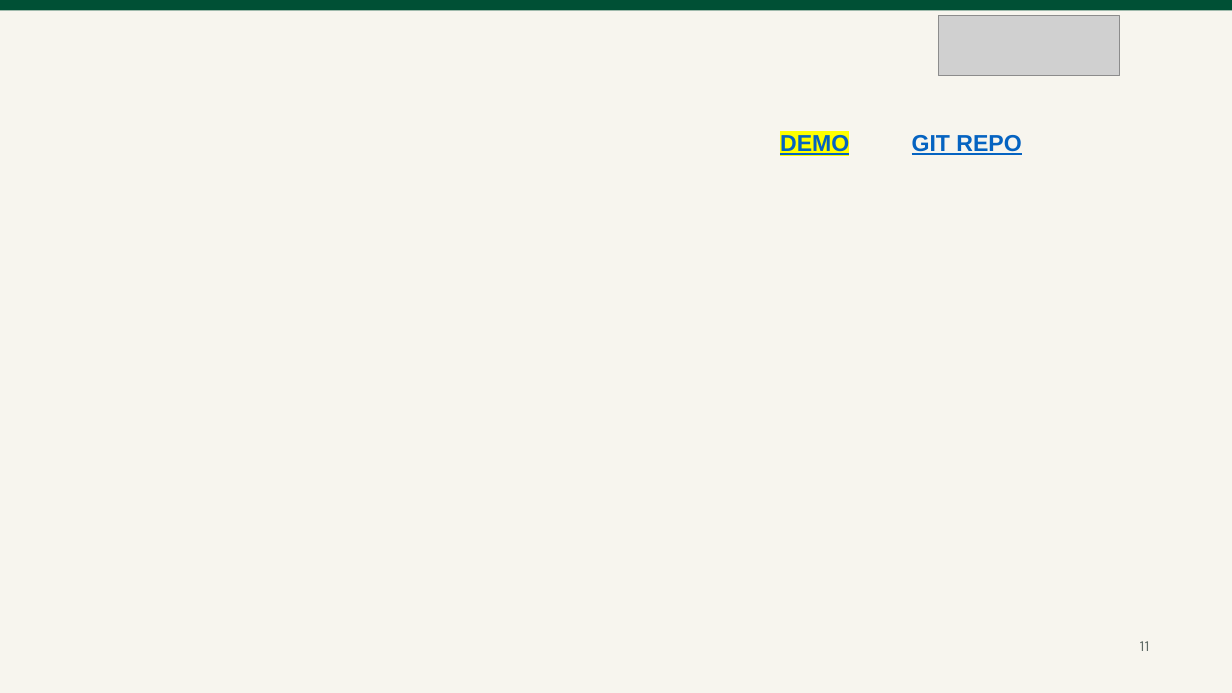
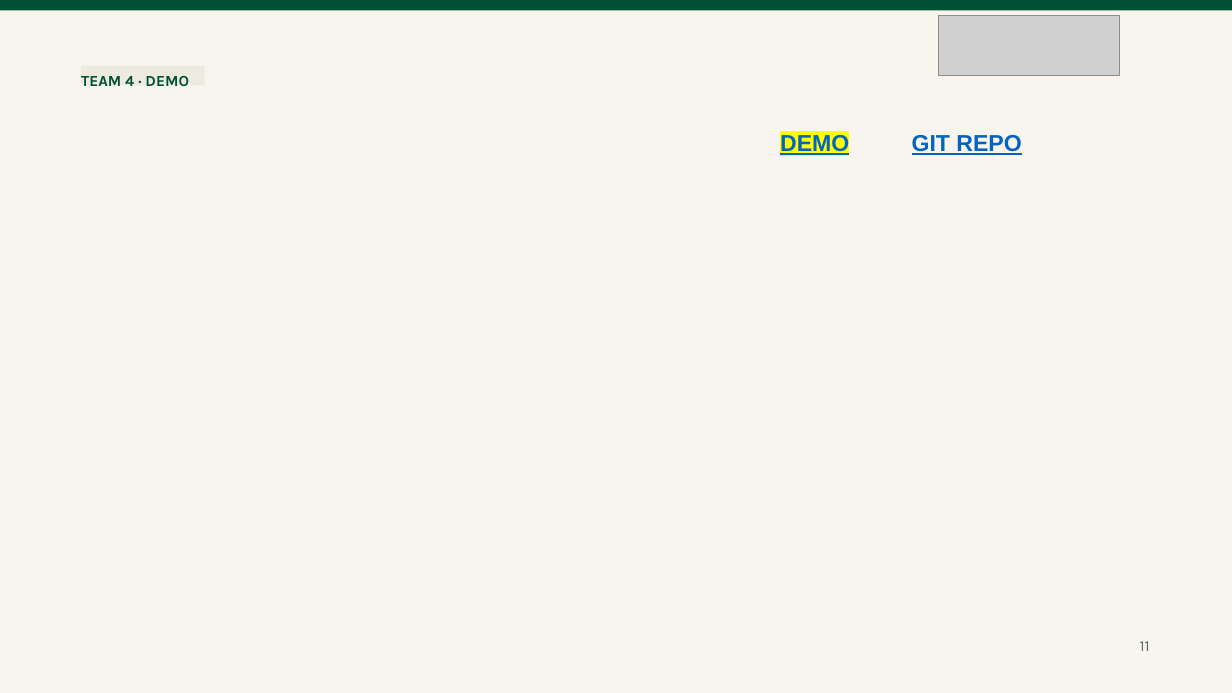
Before and after one commit to qcheng1-prog/ai-db-cloud-showcase-2026f, a slide deck: slide 2 of teams/financial-literacy/team4.pptx. Drawn at 1232x693 pixels with LibreOffice and Linux fonts; fonts in the diff are those of the drawing; grey boxes stand for pictures; background and template pictures are left out. Boxes give left, top, right and bottom in pixels: in the first picture for what was removed or moved away, otherwise in the second. Text is boxed around its words. In the diff, an @@ line names an element or a change of style, - is before the commit and + after.

```diff
--- a/teams/financial-literacy/team4.pptx
+++ b/teams/financial-literacy/team4.pptx
@@ rectangle added at bbox=[81, 66, 205, 85], fill #EDEAE0, 12 pt, text #005035, bold @@
+TEAM 4 · DEMO
```
Also in this commit, not shown: 1 other slide changed, 32 other files.
